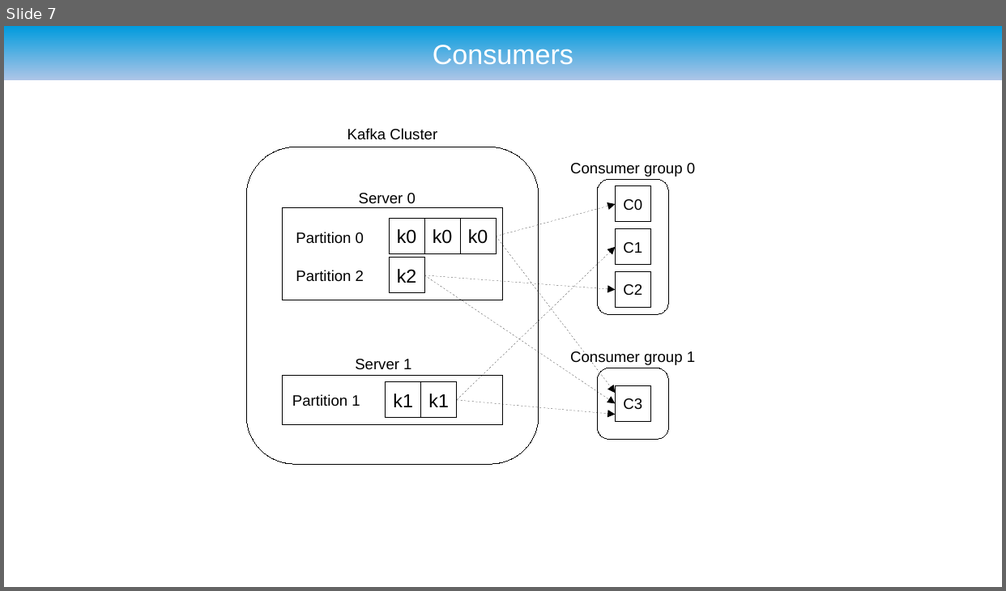
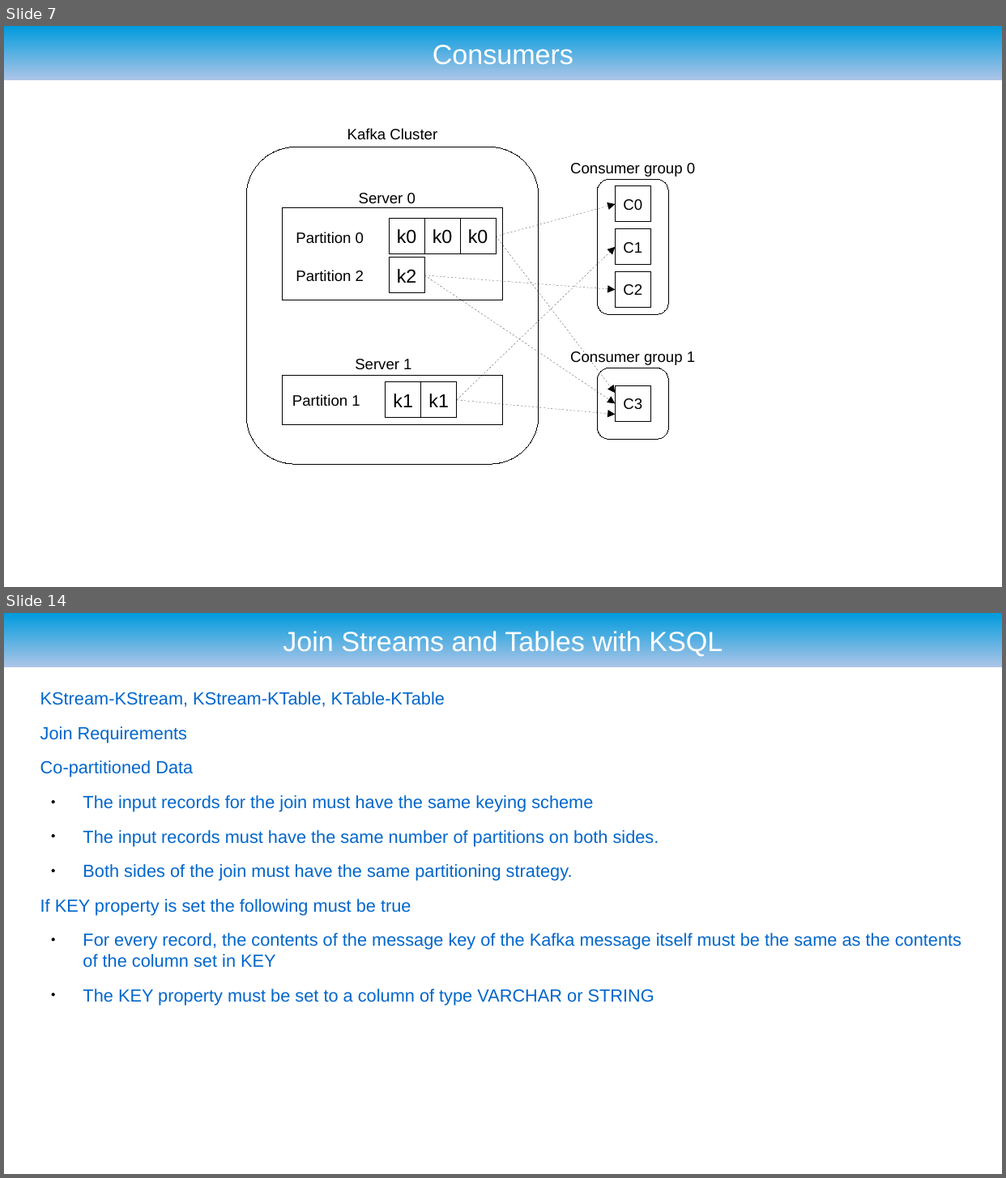
Before and after one commit to ryzlab/kafka-kompetensdag, a slide deck: kafka-demo/presentation.odp. Shown one above the other, each under a label of ours: slide 7 before the commit, slides 7 and 14 after it; the slides between them are not shown. The pictures are 1006x591 and 1006x1178 pixels, drawn with LibreOffice and Linux fonts; fonts in the diff are those of the drawing; background and template pictures are left out. Boxes give left, top, right and bottom in pixels: in the first picture for what was removed or moved away, otherwise in the second. Text is boxed around its words. In the diff, an @@ line names an element or a change of style, - is before the commit and + after.

```diff
--- a/kafka-demo/presentation.odp
+++ b/kafka-demo/presentation.odp
@@ slide 14 added at <box>4,613,1002,1174</box>, background #FFFFFF; not listed: 1 template element that a slide beside it also shows @@
@@ title added at <box>283,628,722,656</box>, 22 pt, text #FFFFFF @@
+Join Streams and Tables with KSQL
@@ text added at <box>40,692,961,1006</box>, 14 pt, text #0066CC @@
+KStream-KStream, KStream-KTable, KTable-KTable
+Join Requirements
+Co-partitioned Data
+● The input records for the join must have the same keying scheme
+● The input records must have the same number of partitions on both sides.
+● Both sides of the join must have the same partitioning strategy.
+If KEY property is set the following must be true
+● For every record, the contents of the message key of the Kafka message itself must be the same as the contents of the column set in KEY
+● The KEY property must be set to a column of type VARCHAR or STRING
```
Also in this commit, not shown: 9 other slides added, 11 other files.
